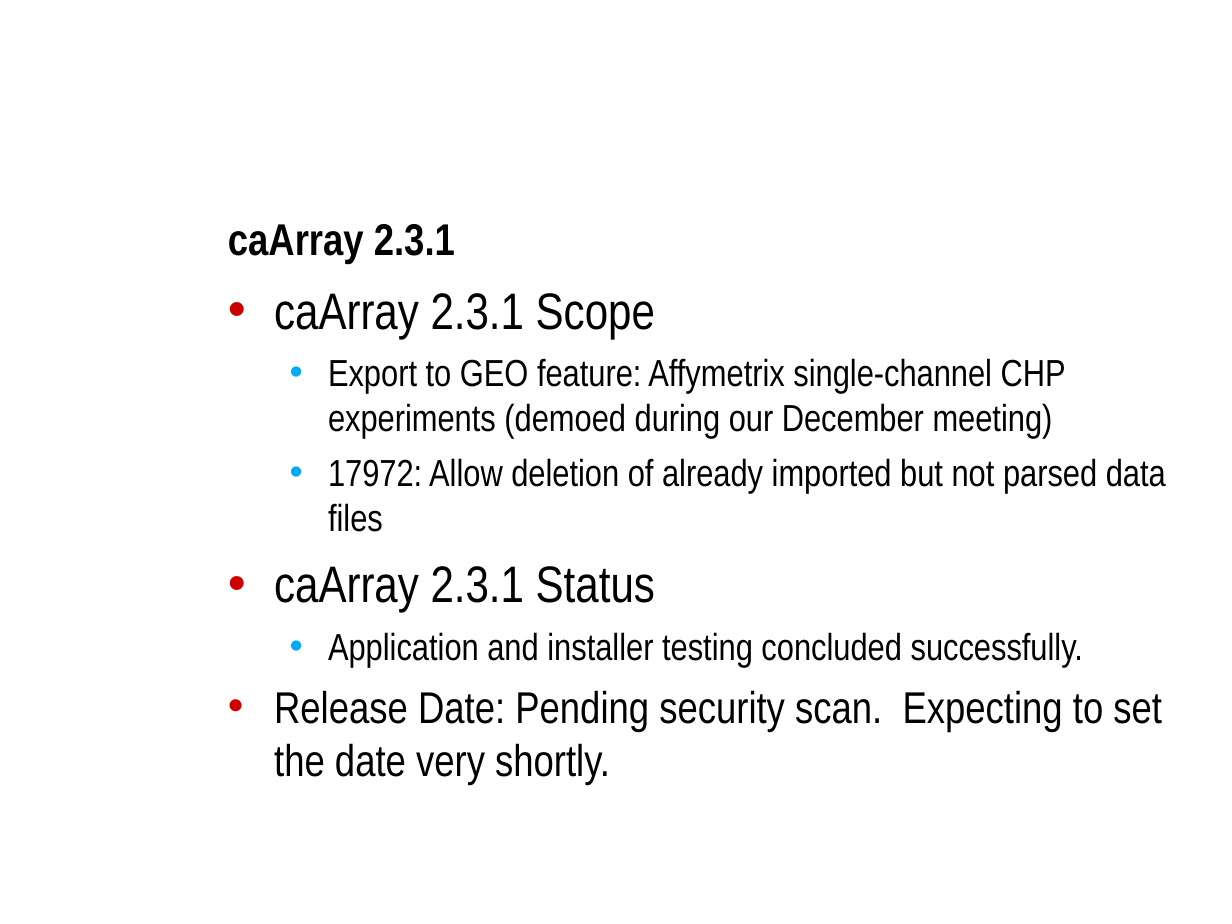
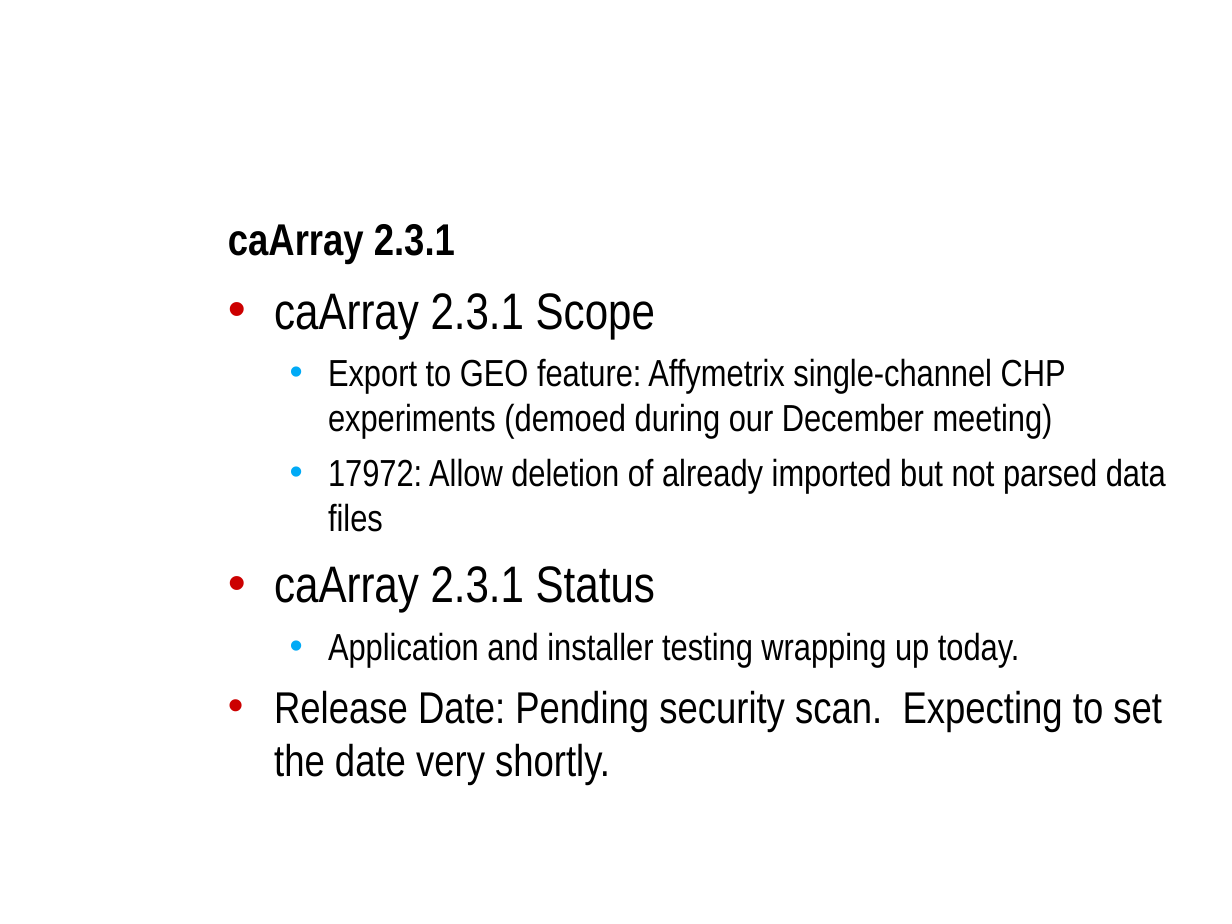
Before and after one commit to NCIP/caarray-docs, a slide deck: slide 3 of project_management/open_meetings/caArray User Community Meeting 2010.02.03.ppt. Drawn at 1232x924 pixels with LibreOffice and Linux fonts; fonts in the diff are those of the drawing; background and template pictures are left out. Boxes give left, top, right and bottom in pixels: in the first picture for what was removed or moved away, otherwise in the second. Text is boxed around its words. In the diff, an @@ line names an element or a change of style, - is before the commit and + after.

Commit message:
updated for monthly user's meeting.

```diff
--- a/project_management/open_meetings/caArray User Community Meeting 2010.02.03.ppt
+++ b/project_management/open_meetings/caArray User Community Meeting 2010.02.03.ppt
@@ text at bbox=[328, 632, 1020, 668]: text changed @@
-  • Application and installer testing concluded successfully.
+  • Application and installer testing wrapping up today.
```
